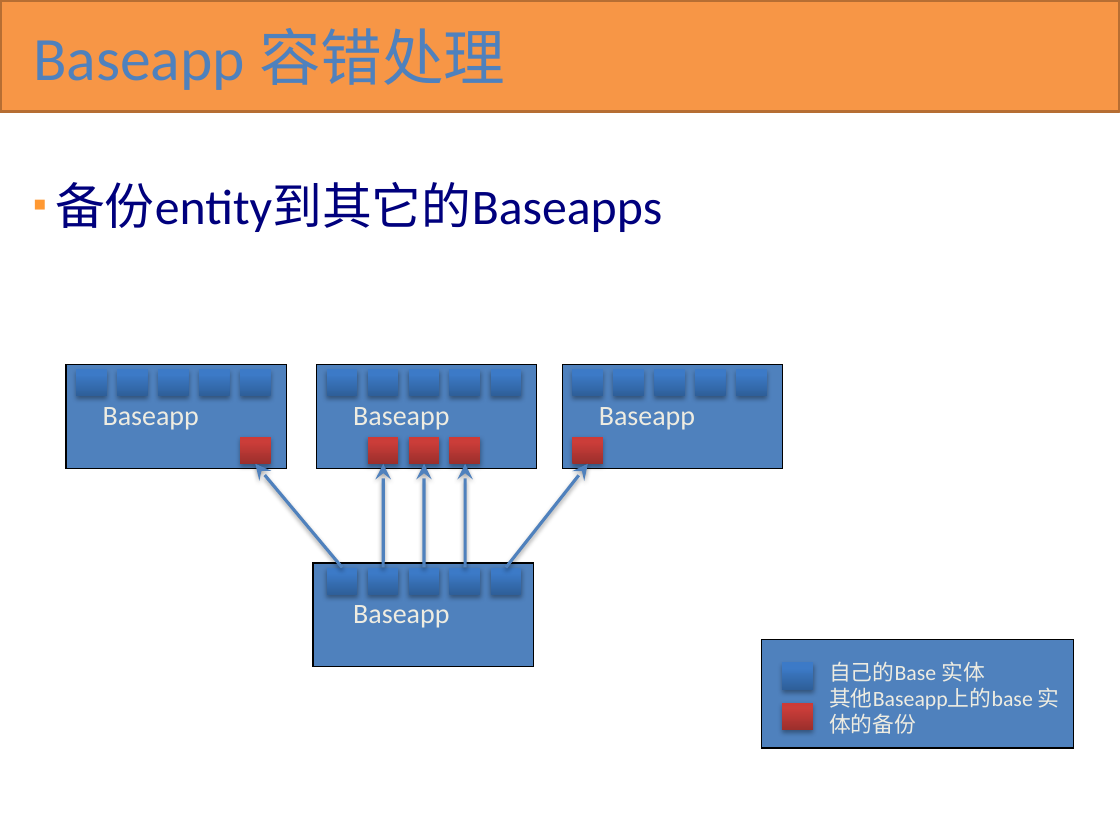
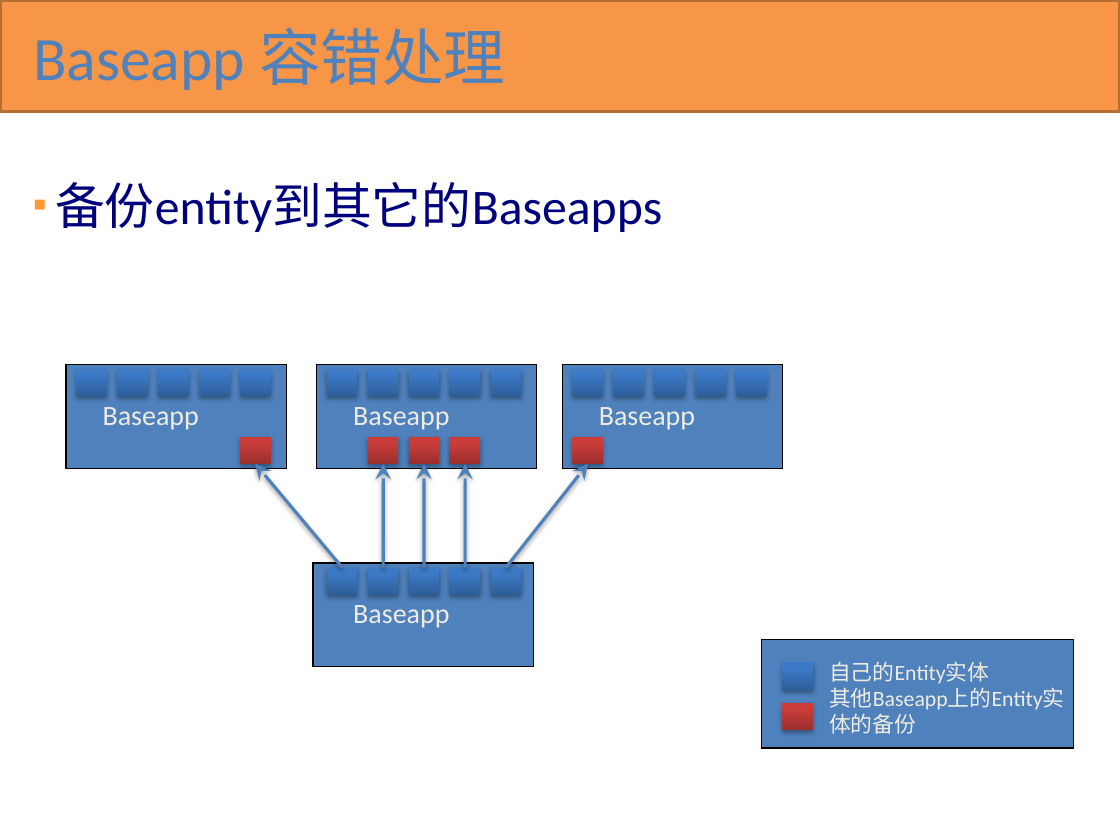
Before and after one commit to KBEngineLab/KBEngine-Nex, a slide deck: slide 8 of docs/KBEngine overview(cn).pptx. Drawn at 1120x840 pixels with LibreOffice and Linux fonts; fonts in the diff are those of the drawing. Boxes give left, top, right and bottom in pixels: in the first picture for what was removed or moved away, otherwise in the second. Text is boxed around its words. In the diff, an @@ line names an element or a change of style, - is before the commit and + after.

```diff
--- a/docs/KBEngine overview(cn).pptx
+++ b/docs/KBEngine overview(cn).pptx
@@ text at (x1=829, y1=661, x2=1065, y2=710): text changed @@
-自己的Base 实体
-其他Baseapp上的base 实体的备份
+自己的Entity实体
+其他Baseapp上的Entity实体的备份
```
Also in this commit, not shown: 35 other slides changed, 1 other file.
